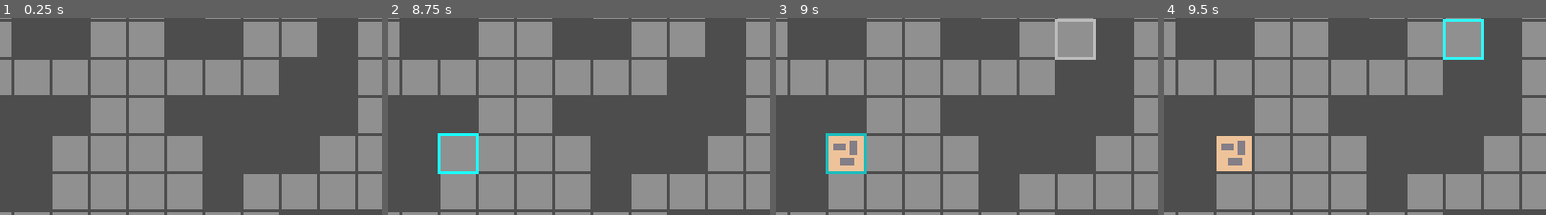
Above: before the commit, frames 1-4 (left to right).
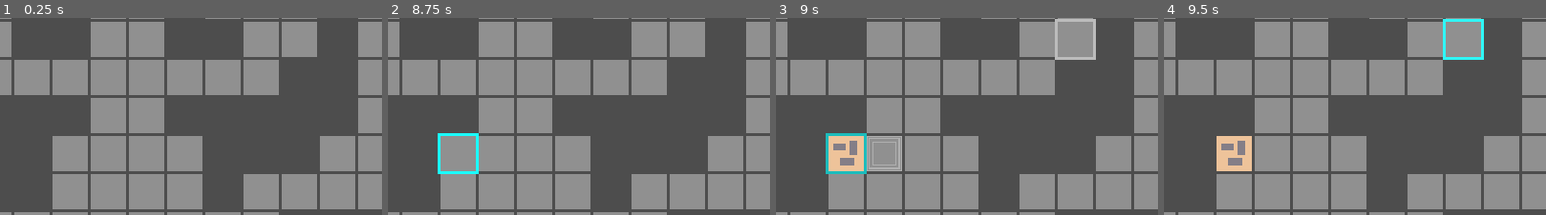
Above: after the commit, the same moments.

Repository: wilkesreid/new-game-project
Game: Godot game, scene res://main.tscn
Same seed, same stepped clock (60 frames per second), same inputs: the game is played once before the commit and once after it.
Inputs (mouse positions are % of the whole screen's width and height, from its top left):
- Up to frame 1 (0.25 s): no input
- Up to frame 2 (8.75 s): click (3, 94) at 0.5 s; click (9, 94) at 1.25 s; click (15, 94) at 2 s; click (3, 94) at 2.75 s; click (9, 94) at 3.5 s; click (15, 94) at 4.25 s; click (3, 94) at 5 s; click (9, 94) at 5.75 s; click (15, 94) at 6.5 s; tap Enter at 7.25 s; move the mouse to (72, 40) at 7.27 s; click (72, 40) at 7.35 s; move the mouse to (30, 51) at 8.02 s; click (30, 51) at 8.1 s
- Up to frame 3 (9 s): move the mouse to (60, 22) at 8.77 s; tap Space (next) at 8.85 s
- Up to frame 4 (9.5 s): click (60, 22) at 9.05 s
The pictures show only the part of the screen within x 18-68%, y 20-70%; the shares and areas given below are measured in that part.

Frames 1-2 are identical in both runs. In frame 3, 0.5% of the frame differs, in the area x 23-33%, y 59-78%; in frame 4, nothing differs.

Commit message:
Reorganize to clarify grid index vs pixel coord

Diff:
--- /dev/null
+++ b/coord.gd
@@ -0,0 +1,23 @@
+extends Node2D
+
+# coord = pixel coordinates (e.g. x: 64, y: 64)
+# index = index of tile with each tile being 1 (e.g. x: 1, y: 1)
+
+var grid_size : int = 32
+var grid_cell = Vector2i(grid_size, grid_size)
+
+func index_to_coord(i : Vector2i) -> Vector2i:
+	return i * grid_size
+
+func coord_to_index(v : Vector2i) -> Vector2i:
+	return floor(Vector2(v.x, v.y) / grid_size)
+
+func get_mouse_index() -> Vector2i:
+	return coord_to_index(get_global_mouse_position())
+
+# does not return the exact pixel coordinate
+# of the mouse; instead, returns the tile
+# grid aligned coords, always a multiple of the
+# grid cell size
+func get_mouse_coord() -> Vector2i:
+	return index_to_coord(get_mouse_index())
--- a/create_ui.gd
+++ b/create_ui.gd
@@ -15,7 +15,7 @@
 			var existing = State.unit_at_selected()
 			get_tree().root.remove_child(existing)
 		var instance = Unit.instantiate()
-		instance.set_position(State.selected)
+		instance.set_position(State.selected_coords())
 		get_tree().root.add_child(instance)
 		State.add_unit(State.selected, instance)
 
--- a/main.gd
+++ b/main.gd
@@ -2,20 +2,12 @@
 
 @onready var target_texture = preload("res://sprites/target.png")
 
-var grid_size : int = 32
-var grid_cell = Vector2(grid_size, grid_size)
 var time : float
 var alpha : float = 0
 
-# Called when the node enters the scene tree for the first time.
-func _ready() -> void:
-	pass # Replace with function body.
-
-# Called every frame. 'delta' is the elapsed time since the previous frame.
 func _process(delta: float) -> void:
 	if Input.is_action_just_pressed("click") && is_mouse_on_tile():
-		State.selected = get_mouse_index_vector() * grid_size
-		State.is_selected = true
+		State.select_at_mouse()
 
 	if Input.is_action_just_pressed("next"):
 		State.set_phase(State.PHASE.MOVE)
@@ -24,23 +16,16 @@
 	queue_redraw()
 
 func _draw() -> void:
-	var iv = get_mouse_index_vector()
-	var tile = $TileMapLayer.get_cell_tile_data(iv)
-	if tile != null:
-		draw_rect(Rect2(iv * grid_size, grid_cell), Color(1, 1, 1, alpha), false, 2)
+	var iv = Coord.get_mouse_index()
+	if $TileMapLayer.has_tile_at(iv):
+		draw_rect(Rect2(Coord.index_to_coord(iv), Coord.grid_cell), Color(1, 1, 1, alpha), false, 2)
 	if State.is_selected:
-		draw_rect(Rect2(State.selected, grid_cell), Color(0, 1, 1, alpha), false, 2)
-		if State.unit_map.has(State.selected):
+		draw_rect(Rect2(State.selected_coords(), Coord.grid_cell), Color(0, 1, 1, alpha), false, 2)
+		if State.has_unit_at_selected():
 			for x in range(-1, 2):
-				var ti = State.selected + Vector2(x, 0)
-				if $TileMapLayer.get_cell_tile_data(ti) != null:
-					draw_texture(target_texture, ti * grid_size)
-
-func get_index_vector(v: Vector2) -> Vector2:
-	return floor(Vector2(v.x, v.y) / grid_size)
-
-func get_mouse_index_vector() -> Vector2:
-	return get_index_vector(get_global_mouse_position())
+				var ti = State.selected_index() + Vector2i(x, 0)
+				if $TileMapLayer.has_tile_at(ti):
+					draw_texture(target_texture, Coord.index_to_coord(ti))
 
 func is_mouse_on_tile() -> bool:
-	return $TileMapLayer.get_cell_tile_data(get_mouse_index_vector()) != null
+	return $TileMapLayer.get_cell_tile_data(Coord.get_mouse_index()) != null
--- a/project.godot
+++ b/project.godot
@@ -18,6 +18,7 @@
 [autoload]
 
 State="*res://state.gd"
+Coord="*res://coord.gd"
 
 [display]
 
--- a/state.gd
+++ b/state.gd
@@ -2,14 +2,27 @@
 
 # tile selection
 var is_selected = false
-var selected : Vector2 = Vector2.ZERO
 
+# as tile index
+var selected : Vector2i = Vector2i.ZERO
+
+# map Vector2 pixel coords to unit objects
 var unit_map : Dictionary
 
-func add_unit(position: Vector2, instance: Node) -> void:
+func selected_index() -> Vector2i:
+	return selected
+
+func selected_coords() -> Vector2i:
+	return Coord.index_to_coord(selected)
+
+func select_at_mouse() -> void:
+	selected = Coord.get_mouse_index()
+	is_selected = true
+
+func add_unit(position: Vector2i, instance: Node) -> void:
 	unit_map[position] = instance
 
-func unit_at(position: Vector2) -> Node:
+func unit_at(position: Vector2i) -> Node:
 	if has_unit(position):
 		return unit_map[position]
 	return null
@@ -17,7 +30,7 @@
 func unit_at_selected() -> Node:
 	return unit_at(selected)
 
-func has_unit(position: Vector2) -> bool:
+func has_unit(position: Vector2i) -> bool:
 	return unit_map.has(position)
 
 func has_unit_at_selected() -> bool:
--- a/tile_map_layer.gd
+++ b/tile_map_layer.gd
@@ -1,12 +1,9 @@
 extends TileMapLayer
 
+# positions must be tile index (not pixel coords)
 
+func has_tile_at(pos : Vector2) -> bool:
+	return tile_at(pos) != null
 
-# Called when the node enters the scene tree for the first time.
-func _ready() -> void:
-	pass # Replace with function body.
-
-
-# Called every frame. 'delta' is the elapsed time since the previous frame.
-func _process(delta: float) -> void:
-	pass
+func tile_at(pos : Vector2) -> TileData:
+	return get_cell_tile_data(pos)
--- a/tile_map_layer_2.gd
+++ /dev/null
@@ -1,11 +0,0 @@
-extends TileMapLayer
-
-
-# Called when the node enters the scene tree for the first time.
-func _ready() -> void:
-	pass # Replace with function body.
-
-
-# Called every frame. 'delta' is the elapsed time since the previous frame.
-func _process(delta: float) -> void:
-	pass
